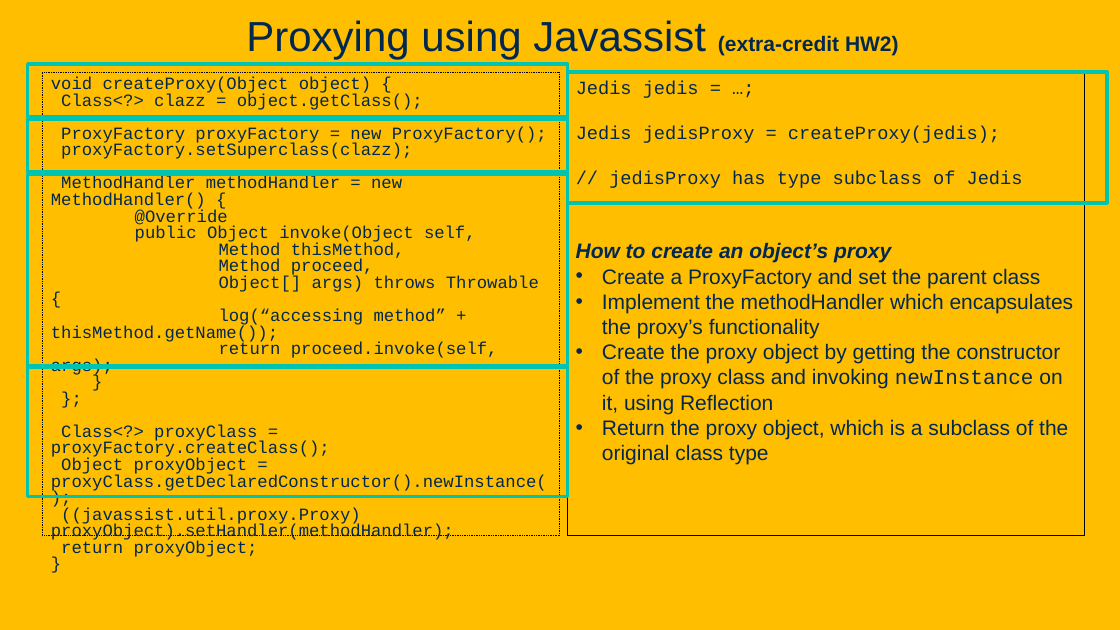
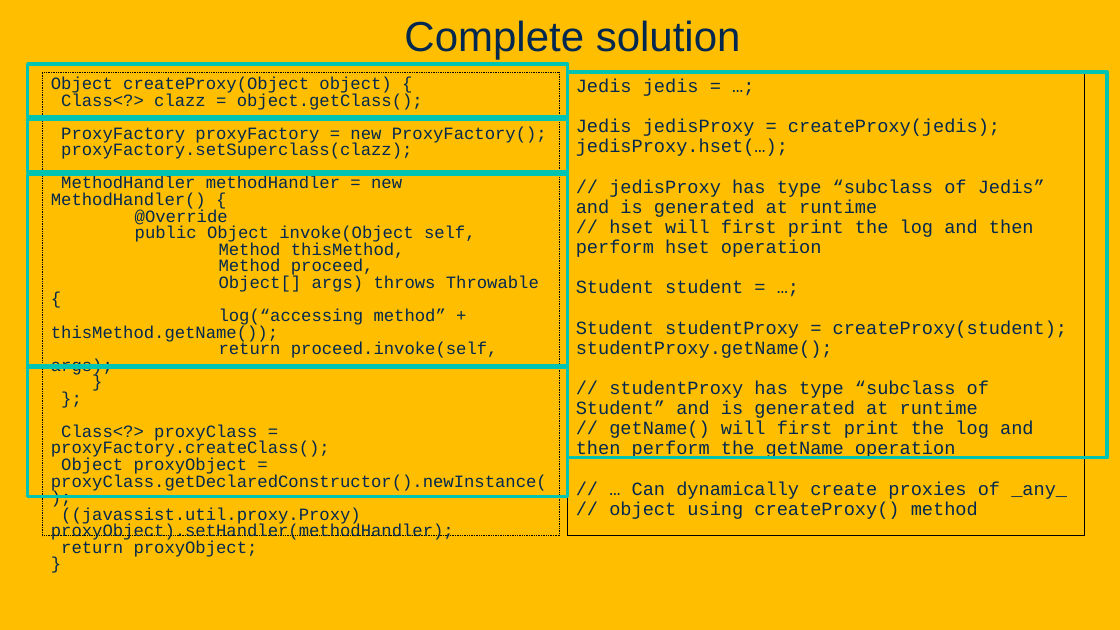
Before and after one commit to davsec-teaching/ECS160-Winter2025, a slide deck: slide 82 of slides/5_annotations_and_reflection.pptx (slide 74 before the commit). Drawn at 1120x630 pixels with LibreOffice and Linux fonts; fonts in the diff are those of the drawing; background and template pictures are left out. Boxes give left, top, right and bottom in pixels: in the first picture for what was removed or moved away, otherwise in the second. Text is boxed around its words. In the diff, an @@ line names an element or a change of style, - is before the commit and + after.

Commit message:
update proxy slides

```diff
--- a/slides/5_annotations_and_reflection.pptx
+++ b/slides/5_annotations_and_reflection.pptx
@@ title at bbox=[404, 20, 741, 59]: text changed @@
-Proxying using Javassist (extra-credit HW2)
+Complete solution
@@ text in rectangle at bbox=[51, 77, 391, 95]: text changed @@
-void createProxy(Object object) {
+Object createProxy(Object object) {
@@ rectangle: place and size @@
-rectangle at bbox=[567, 72, 1107, 203]
+rectangle at bbox=[567, 72, 1107, 458]
@@ text at bbox=[576, 79, 1000, 136]: line spacing 1 to 0.9 @@
@@ text at bbox=[576, 139, 1068, 519]: text changed @@
-// jedisProxy has type subclass of Jedis
+jedisProxy.hset(…);
+// jedisProxy has type “subclass of Jedis” and is generated at runtime
+// hset will first print the log and then perform hset operation
+Student student = …;
+Student studentProxy = createProxy(student);
+studentProxy.getName();
+// studentProxy has type “subclass of Student” and is generated at runtime
+// getName() will first print the log and then perform the getName operation
+// … Can dynamically create proxies of _any_
+// object using createProxy() method
@@ text removed at bbox=[576, 242, 1074, 464] @@
-How to create an object’s proxy
-• Create a ProxyFactory and set the parent class
-• Implement the methodHandler which encapsulates the proxy’s functionality
-• Create the proxy object by getting the constructor of the proxy class and invoking newInstance on it, using Reflection
-• Return the proxy object, which is a subclass of the original class type
```
Also in this commit, not shown: 13 other slides changed, 20 slides added, 3 slides removed.
